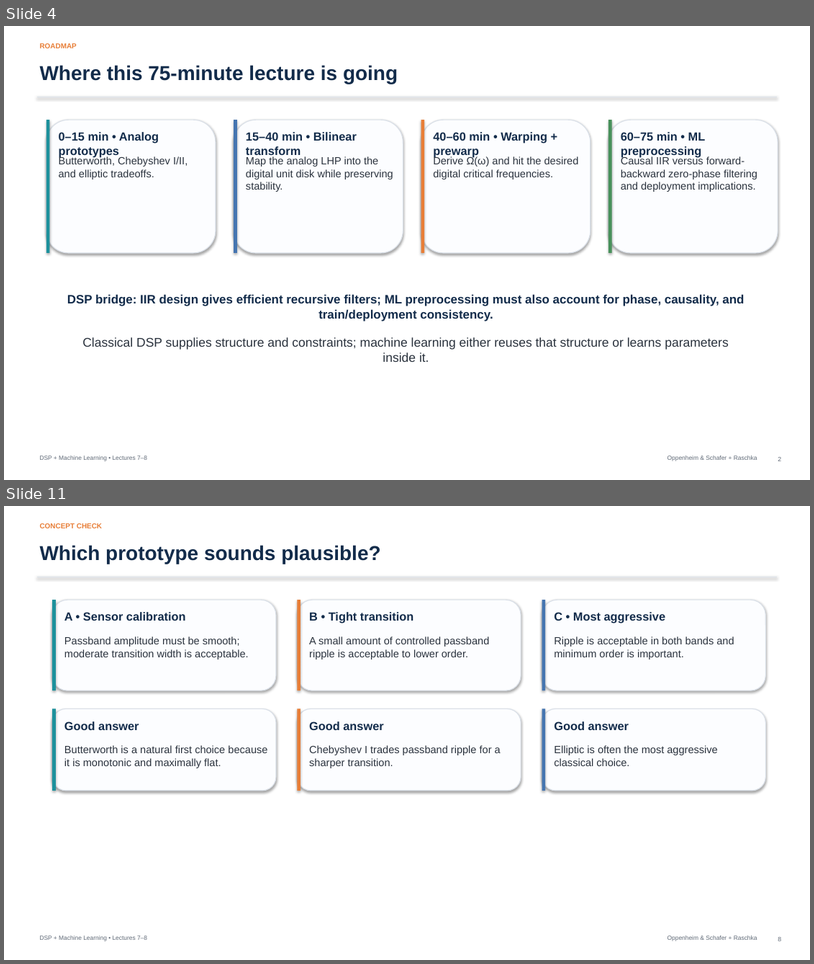
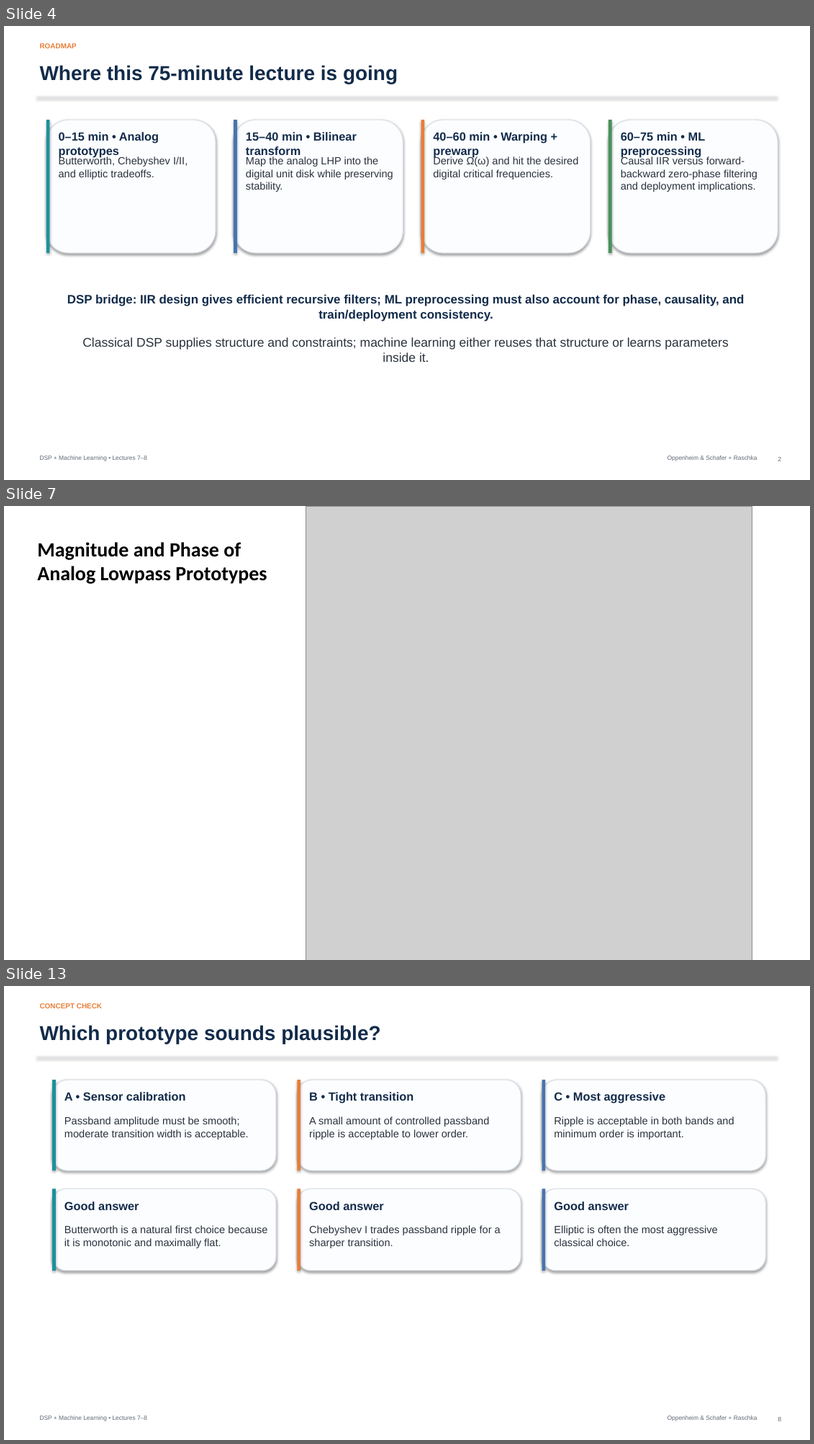
Before and after one commit to mathys2000/ecen45632_f26, a slide deck: lecture_slides/Week4_Lecture8_IIR_Bilinear_Transform_ML_Preprocessing_091726_myAnnotated.pptx. Shown one above the other, each under a label of ours: slides 4 and 11 before the commit, slides 4, 7 and 13 after it; the slides between them are not shown. The pictures are 814x964 and 814x1444 pixels, drawn with LibreOffice and Linux fonts; fonts in the diff are those of the drawing; grey boxes stand for pictures. Boxes give left, top, right and bottom in pixels: in the first picture for what was removed or moved away, otherwise in the second. Text is boxed around its words. In the diff, an @@ line names an element or a change of style, - is before the commit and + after.

```diff
--- a/lecture_slides/Week4_Lecture8_IIR_Bilinear_Transform_ML_Preprocessing_091726_myAnnotated.pptx
+++ b/lecture_slides/Week4_Lecture8_IIR_Bilinear_Transform_ML_Preprocessing_091726_myAnnotated.pptx
@@ slide 7 added at (x1=4, y1=506, x2=810, y2=960), background #FFFFFF @@
@@ picture added at (x1=306, y1=506, x2=751, y2=960) @@
@@ text added at (x1=37, y1=542, x2=267, y2=584), 24 pt, text #000000, bold @@
+Magnitude and Phase of Analog Lowpass Prototypes
@@ what was slide 11 is now slide 13 @@
```
Also in this commit, not shown: 12 slides changed, 7 other slides added, 14 other files.
